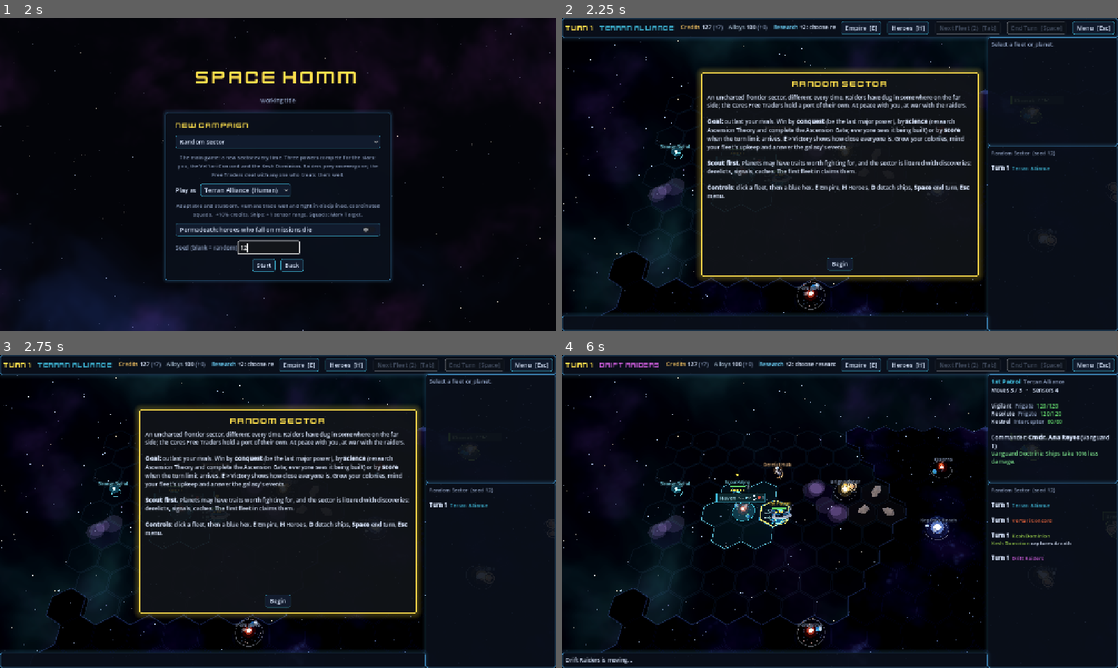
Above: before the commit, frames 1-4 (two rows, left to right).
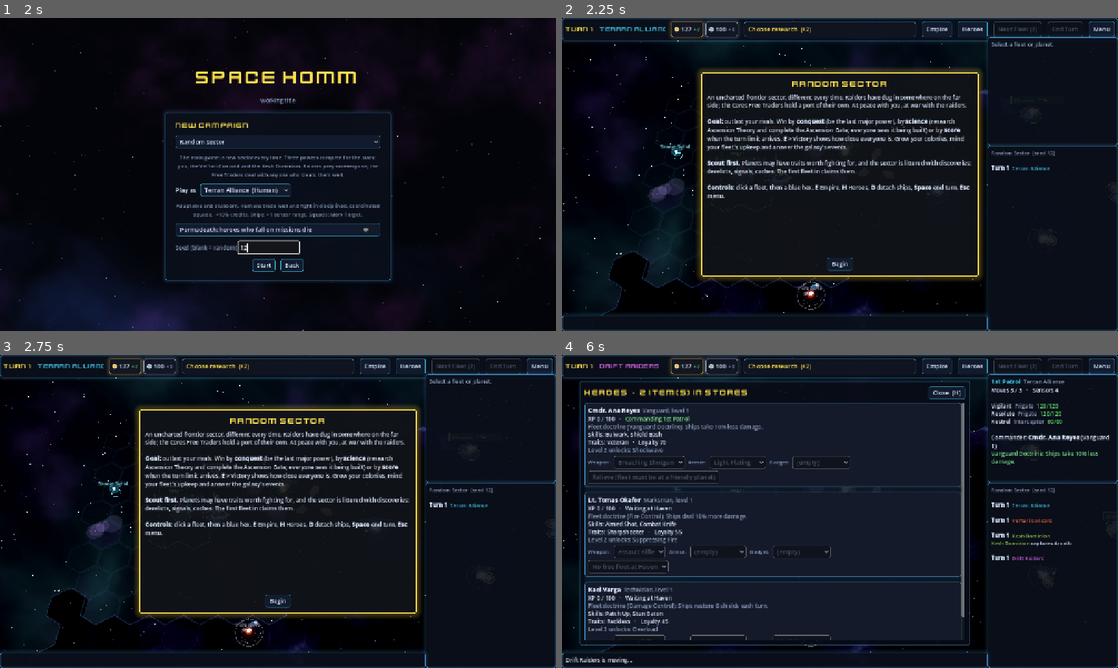
Above: after the commit, the same moments.

Repository: jamesedchristie/space-homm
Game: Godot game, scene res://src/presentation/main.tscn
Same seed, same stepped clock (60 frames per second), same inputs: the game is played once before the commit and once after it.
Inputs (mouse positions are in pixels of both pictures, inside the frame that each line leads up to):
- Up to frame 1 (2 s): click "New campaign" at 0.5 s; click (266, 246) at 1.27 s; type "12" at 1.35 s
- Up to frame 2 (2.25 s): click "Start" at 2 s
- Up to frame 3 (2.75 s): no input
- Up to frame 4 (6 s): click (934, 367) at 2.75 s, where only the run after the commit has a clickable "Empire"; click (973, 367) at 3.5 s, where only the run after the commit has a clickable "Heroes"; click (1101, 367) at 4.25 s, where only the run after the commit has a clickable "Menu"; click "Begin" at 5 s; click (1067, 367) at 5.75 s, where only the run after the commit has a clickable "End Turn"

Frame 1 is identical in both runs. In frame 2, 2.1% of the frame differs, in the area x 0-100%, y 0-8%; in frame 3, 2.1%; in frame 4, 42%, in the area x 0-100%, y 0-93%.

Commit message:
Galaxy interface: resource chips, tech tree, attention list
- Top bar: credits and alloys as chips (stock, per-turn change in green or
  red, tooltip with the breakdown: systems, trade, upkeep, debt effects) and
  a research chip showing the current tech, progress and turns left; it
  opens the tech tree. Button labels are short, with keys in tooltips, so
  nothing is clipped.
- Tech tree (T, the research chip, or the Research tab): every technology
  by era with prerequisite curves; era bands show what unlocks the next era.
- Civ-style attention list at the top left: choose research, systems
  building nothing, heroes waiting for a ride, debt. Click to jump there.

Co-Authored-By: Claude Opus 5.5 <noreply@anthropic.com>
Claude-Session: https://claude.ai/code/session_011S8DfbG2VPjJYDMcXDFx8r

Diff:
--- a/src/presentation/strategic/empire_panel.gd
+++ b/src/presentation/strategic/empire_panel.gd
@@ -9,6 +9,8 @@
 signal closed
 ## "Open" on a system in the Colonies tab.
 signal system_requested(planet_id: String)
+## "Tech tree" in the Research tab.
+signal tech_tree_requested
 
 const TABS := ["Systems", "Research", "Diplomacy", "Victory"]
 
@@ -125,6 +127,7 @@
 	else:
 		list.add_child(_text("Researching [b]%s[/b]: %d / %d (+%d per turn)" % [data.techs[r["current"]]["name"],
 				r["progress"], ResearchRules.cost(engine, r["current"]), per_turn]))
+	list.add_child(UiKit.button("Open the tech tree  [T]", func() -> void: tech_tree_requested.emit()))
 	var era := ResearchRules.current_era(engine, faction_id)
 	list.add_child(_text(UiKit.color_tag("Current era: %s. Each era opens once enough techs of the one before are known." % ResearchRules.era_name(engine, era), Palette.TEXT_DIM)))
 	var shown_era := 0
--- a/src/presentation/strategic/galaxy_hud.gd
+++ b/src/presentation/strategic/galaxy_hud.gd
@@ -5,6 +5,7 @@
 
 signal end_turn_pressed
 signal next_fleet_pressed
+signal research_pressed
 signal heroes_pressed
 signal empire_pressed
 signal menu_pressed
@@ -19,7 +20,12 @@
 
 var _turn_label: Label
 var _faction_label: Label
-var _resources_label: RichTextLabel
+## Resource id -> {"value": Label, "delta": Label, "panel": Control}.
+var _chips: Dictionary = {}
+var _chip_row: HBoxContainer
+var _research_button: Button
+var _attention: VBoxContainer
+var _attention_key := "-"
 var _end_turn_button: Button
 var _next_fleet_button: Button
 var _info: RichTextLabel
@@ -32,6 +38,8 @@
 var empire: EmpirePanel
 ## A star system up close: bodies and building.
 var system_view: SystemView
+## Technology tree overlay.
+var tech_tree: TechTreeView
 
 
 func _ready() -> void:
@@ -40,6 +48,12 @@
 	_build()
 
 
+func _process(_delta: float) -> void:
+	# The attention list steps aside for any overlay or dialog.
+	_attention.visible = _attention.get_child_count() > 0 and not (empire.visible or roster.visible
+			or system_view.visible or tech_tree.visible or is_dialog_open() or is_settings_open())
+
+
 func map_area() -> Rect2:
 	var s := get_viewport_rect().size
 	return Rect2(Vector2(0, TOP_H), Vector2(s.x - RIGHT_W, s.y - TOP_H - BOTTOM_H))
@@ -51,15 +65,86 @@
 	_faction_label.add_theme_color_override("font_color", color)
 
 
-## The campaign objective, shown as the resource bar's tooltip.
+## The campaign objective, shown as the turn counter's tooltip.
 func set_objective(text: String) -> void:
-	_resources_label.tooltip_text = text
-
-
-## Stockpiles and research status for the top bar (BBCode).
-func set_resources(bbcode: String) -> void:
-	_resources_label.clear()
-	_resources_label.append_text(bbcode)
+	_turn_label.tooltip_text = text
+	_turn_label.mouse_filter = Control.MOUSE_FILTER_STOP
+
+
+## One chip per resource in the top bar: a coloured pip, the stockpile and the
+## per-turn change, with a breakdown as the tooltip. Chips are created on
+## first use and keep their order.
+func set_resource_chip(id: String, color: Color, value: int, delta: int, tooltip: String) -> void:
+	if not _chips.has(id):
+		var chip := UiKit.panel(Color(0.06, 0.08, 0.13, 0.9), Color(color, 0.45))
+		chip.mouse_filter = Control.MOUSE_FILTER_STOP
+		var box := HBoxContainer.new()
+		box.add_theme_constant_override("separation", 5)
+		chip.add_child(box)
+		var pip := Pip.new()
+		pip.color = color
+		pip.custom_minimum_size = Vector2(10, 10)
+		pip.size_flags_vertical = Control.SIZE_SHRINK_CENTER
+		box.add_child(pip)
+		var value_label := UiKit.label("", 14, Palette.TEXT)
+		box.add_child(value_label)
+		var delta_label := UiKit.label("", 12, Palette.TEXT_DIM)
+		delta_label.size_flags_vertical = Control.SIZE_SHRINK_CENTER
+		box.add_child(delta_label)
+		_chip_row.add_child(chip)
+		_chips[id] = {"value": value_label, "delta": delta_label, "panel": chip}
+	var c: Dictionary = _chips[id]
+	(c["value"] as Label).text = str(value)
+	var dl: Label = c["delta"]
+	dl.text = "%+d" % delta
+	dl.add_theme_color_override("font_color", Palette.BAD if delta < 0 else (Palette.GOOD.darkened(0.15) if delta > 0 else Palette.TEXT_DIM))
+	(c["panel"] as Control).tooltip_text = tooltip
+
+
+## Civ-style "needs your attention" list at the top left of the map: each
+## item is {"text", "color", "action": Callable}. Empty hides it.
+func set_attention(items: Array[Dictionary]) -> void:
+	var texts := PackedStringArray()
+	for item in items:
+		texts.append(item["text"])
+	var key := "|".join(texts)
+	if key == _attention_key:
+		return  # unchanged (refresh runs on every hover)
+	_attention_key = key
+	for c in _attention.get_children():
+		c.queue_free()
+	for item in items:
+		var b := Button.new()
+		b.focus_mode = Control.FOCUS_NONE
+		b.text = item["text"]
+		b.alignment = HORIZONTAL_ALIGNMENT_LEFT
+		b.clip_text = true
+		b.custom_minimum_size = Vector2(250, 26)
+		b.add_theme_font_size_override("font_size", 12)
+		var color: Color = item.get("color", Palette.ACTIVE)
+		b.add_theme_color_override("font_color", color)
+		b.add_theme_color_override("font_hover_color", color.lightened(0.3))
+		for state_name in ["normal", "hover", "pressed"]:
+			var sb := StyleBoxFlat.new()
+			sb.bg_color = Color(0.03, 0.05, 0.09, 0.88) if state_name == "normal" else Color(0.07, 0.1, 0.16, 0.95)
+			sb.border_color = Color(color, 0.7)
+			sb.border_width_left = 3
+			sb.set_corner_radius_all(4)
+			sb.content_margin_left = 10
+			sb.content_margin_right = 8
+			b.add_theme_stylebox_override(state_name, sb)
+		var action: Callable = item["action"]
+		b.pressed.connect(action)
+		_attention.add_child(b)
+
+
+## The research chip: what's being researched (or a prompt to choose).
+## Clicking it opens the tech tree.
+func set_research_chip(text: String, color: Color, tooltip: String, needs_choice: bool) -> void:
+	_research_button.text = text
+	_research_button.tooltip_text = tooltip
+	_research_button.add_theme_color_override("font_color", Palette.ACTIVE if needs_choice else color)
+	_research_button.add_theme_color_override("font_hover_color", Palette.ACTIVE if needs_choice else color.lightened(0.3))
 
 
 func set_end_turn_enabled(enabled: bool) -> void:
@@ -68,7 +153,7 @@
 
 ## How many of your fleets can still move this turn (Next Fleet button).
 func set_ready_fleets(count: int, enabled: bool) -> void:
-	_next_fleet_button.text = "Next Fleet (%d)  [Tab]" % count if count > 0 else "All fleets moved"
+	_next_fleet_button.text = "Next Fleet (%d)" % count if count > 0 else "All moved"
 	_next_fleet_button.disabled = not enabled or count == 0
 
 
@@ -129,21 +214,41 @@
 	row.add_child(_turn_label)
 	_faction_label = UiKit.header("", 15, Palette.TEXT)
 	row.add_child(_faction_label)
-	_resources_label = UiKit.rich_text(13)
-	_resources_label.scroll_following = false
-	_resources_label.autowrap_mode = TextServer.AUTOWRAP_OFF
-	_resources_label.size_flags_horizontal = Control.SIZE_EXPAND_FILL
-	_resources_label.custom_minimum_size = Vector2(0, 22)
-	_resources_label.size_flags_vertical = Control.SIZE_SHRINK_CENTER
-	row.add_child(_resources_label)
-	row.add_child(UiKit.button("Empire  [E]", func() -> void: empire_pressed.emit()))
-	row.add_child(UiKit.button("Heroes  [H]", func() -> void: heroes_pressed.emit()))
-	_next_fleet_button = UiKit.button("Next Fleet  [Tab]", func() -> void: next_fleet_pressed.emit())
-	_next_fleet_button.tooltip_text = "Select your next fleet that can still move this turn"
+	_faction_label.clip_text = true
+	_faction_label.custom_minimum_size = Vector2(150, 0)
+	_chip_row = HBoxContainer.new()
+	_chip_row.add_theme_constant_override("separation", 6)
+	row.add_child(_chip_row)
+	_research_button = UiKit.button("Research", func() -> void: research_pressed.emit())
+	_research_button.clip_text = true
+	_research_button.custom_minimum_size = Vector2(150, 0)
+	_research_button.size_flags_horizontal = Control.SIZE_EXPAND_FILL
+	_research_button.alignment = HORIZONTAL_ALIGNMENT_LEFT
+	_research_button.add_theme_stylebox_override("normal", _flat_style(Color(0.06, 0.08, 0.13, 0.9)))
+	_research_button.add_theme_stylebox_override("hover", _flat_style(Color(0.1, 0.13, 0.2, 0.95)))
+	_research_button.add_theme_stylebox_override("pressed", _flat_style(Color(0.1, 0.13, 0.2, 0.95)))
+	row.add_child(_research_button)
+	var empire_button := UiKit.button("Empire", func() -> void: empire_pressed.emit())
+	empire_button.tooltip_text = "Systems, research, diplomacy and victory (E)"
+	row.add_child(empire_button)
+	var heroes_button := UiKit.button("Heroes", func() -> void: heroes_pressed.emit())
+	heroes_button.tooltip_text = "Gear, levels and fleet commanders (H)"
+	row.add_child(heroes_button)
+	_next_fleet_button = UiKit.button("Next Fleet", func() -> void: next_fleet_pressed.emit())
+	_next_fleet_button.tooltip_text = "Select your next fleet that can still move this turn (Tab)"
 	row.add_child(_next_fleet_button)
-	_end_turn_button = UiKit.button("End Turn  [Space]", func() -> void: end_turn_pressed.emit())
+	_end_turn_button = UiKit.button("End Turn", func() -> void: end_turn_pressed.emit())
+	_end_turn_button.tooltip_text = "End your turn (Space)"
 	row.add_child(_end_turn_button)
-	row.add_child(UiKit.button("Menu  [Esc]", func() -> void: menu_pressed.emit()))
+	var menu_button := UiKit.button("Menu", func() -> void: menu_pressed.emit())
+	menu_button.tooltip_text = "Save, load, settings (Esc)"
+	row.add_child(menu_button)
+
+	_attention = VBoxContainer.new()
+	_attention.add_theme_constant_override("separation", 4)
+	UiKit.anchor(_attention, 0, 0, 0, 0, 10, TOP_H + 10, 270, TOP_H + 200)
+	_attention.mouse_filter = Control.MOUSE_FILTER_IGNORE
+	add_child(_attention)
 
 	var info_panel := UiKit.panel()
 	UiKit.anchor(info_panel, 1, 0, 1, 0, -RIGHT_W, TOP_H, 0, TOP_H + INFO_H)
@@ -174,8 +279,34 @@
 	system_view = SystemView.new()
 	UiKit.anchor(system_view, 0, 0, 1, 1, 30, TOP_H + 12, -RIGHT_W - 30, -BOTTOM_H - 12)
 	add_child(system_view)
+	tech_tree = TechTreeView.new()
+	UiKit.anchor(tech_tree, 0, 0, 1, 1, 16, TOP_H + 8, -16, -BOTTOM_H - 8)
+	add_child(tech_tree)
 
 	_dialog = DialogPanel.new()
 	_dialog.place(520, 330)
 	_dialog.choice_made.connect(func(id: String) -> void: dialog_choice.emit(id))
 	add_child(_dialog)
+
+
+static func _flat_style(bg: Color) -> StyleBoxFlat:
+	var sb := StyleBoxFlat.new()
+	sb.bg_color = bg
+	sb.border_color = Color(Palette.PANEL_BORDER, 0.6)
+	sb.set_border_width_all(1)
+	sb.set_corner_radius_all(6)
+	sb.content_margin_left = 10
+	sb.content_margin_right = 10
+	sb.content_margin_top = 3
+	sb.content_margin_bottom = 3
+	return sb
+
+
+## A small round colour pip (resource chips).
+class Pip:
+	extends Control
+	var color := Color.WHITE
+
+	func _draw() -> void:
+		draw_circle(size / 2.0, minf(size.x, size.y) / 2.0, color)
+		draw_arc(size / 2.0, minf(size.x, size.y) / 2.0, 0, TAU, 16, Color(1, 1, 1, 0.35), 1.0, true)
--- a/src/presentation/strategic/galaxy_screen.gd
+++ b/src/presentation/strategic/galaxy_screen.gd
@@ -79,6 +79,10 @@
 	hud.roster.closed.connect(_refresh)
 	hud.system_view.command_requested.connect(_on_system_command)
 	hud.system_view.closed.connect(_refresh)
+	hud.research_pressed.connect(_toggle_tech_tree)
+	hud.tech_tree.command_requested.connect(_on_tech_command)
+	hud.tech_tree.closed.connect(_refresh)
+	hud.empire.tech_tree_requested.connect(_toggle_tech_tree)
 	hud.empire.system_requested.connect(func(planet_id: String) -> void:
 		hud.empire.visible = false
 		_open_system(planet_id))
@@ -412,7 +416,27 @@
 		hud.system_view.show_system(engine, engine.state.planets[shown], player_faction, not _busy and _is_human_turn())
 
 
+func _toggle_tech_tree() -> void:
+	if hud.tech_tree.visible:
+		hud.tech_tree.visible = false
+		_refresh()
+		return
+	hud.empire.visible = false
+	hud.roster.visible = false
+	hud.tech_tree.show_tree(engine, player_faction, not _busy and _is_human_turn())
+
+
+func _on_tech_command(cmd: GalaxyCommand) -> void:
+	if _busy or not _is_human_turn():
+		return
+	var result := engine.submit(cmd)
+	if not result.ok:
+		hud.set_hint(result.error)
+	_refresh_resources()
+
+
 func _toggle_empire() -> void:
+	hud.tech_tree.visible = false
 	if hud.empire.visible:
 		hud.empire.visible = false
 		_refresh()
@@ -443,15 +467,28 @@
 	var f := player_faction
 	var stock: Dictionary = engine.state.resources[f]
 	var income := EmpireRules.income(engine, f)
+	var trade := EmpireRules.trade_income(engine, f)
+	var gross := int(income.get("gross_credits", income["credits"]))
+	var upkeep := int(income.get("upkeep", 0))
+	var credit_tip := "Credits: %d in the treasury.\nPer turn: +%d from systems%s, -%d ship upkeep = %+d." % [
+			stock["credits"], gross - trade, (", +%d from trade" % trade) if trade > 0 else "", upkeep, income["credits"]]
+	if int(stock["credits"]) < 0:
+		credit_tip += "\nIn debt: colonies don't grow, fleets don't repair and ships lose hull each turn."
+	hud.set_resource_chip("credits", Color(data.resources["credits"]["color"]), stock["credits"], income["credits"], credit_tip)
+	hud.set_resource_chip("alloys", Color(data.resources["alloys"]["color"]), stock["alloys"], income["alloys"],
+			"Alloys: %d in store, %+d per turn from mining bases and refineries.\nShips, buildings and wonders need them." % [stock["alloys"], income["alloys"]])
 	var r: Dictionary = engine.state.research[f]
-	var research := "choose research (E)" if r["current"].is_empty() else "%s %d/%d" % [
-			data.techs[r["current"]]["name"], r["progress"], ResearchRules.cost(engine, r["current"])]
-	var dim := Palette.hex(Palette.TEXT_DIM)
-	var upkeep_note := ", upkeep %d" % income["upkeep"] if int(income["upkeep"]) > 0 else ""
-	hud.set_resources("%s %d [color=#%s](%+d%s)[/color]    %s %d [color=#%s](%+d)[/color]    %s %+d: %s" % [
-			UiKit.color_tag("Credits", Color(data.resources["credits"]["color"])), stock["credits"], dim, income["credits"], upkeep_note,
-			UiKit.color_tag("Alloys", Color(data.resources["alloys"]["color"])), stock["alloys"], dim, income["alloys"],
-			UiKit.color_tag("Research", Color(data.resources["research"]["color"])), income["research"], research])
+	var per_turn := int(income["research"])
+	var color := Color(data.resources["research"]["color"])
+	if String(r["current"]).is_empty():
+		hud.set_research_chip("Choose research  (+%d)" % per_turn, color,
+				"Nothing is being researched: points are banked until you choose (%d banked). Click or press T." % r["progress"], true)
+	else:
+		var cost := ResearchRules.cost(engine, r["current"])
+		var turns := ceili(float(cost - int(r["progress"])) / maxf(1.0, per_turn))
+		hud.set_research_chip("%s  %d/%d · %dt" % [data.techs[r["current"]]["name"], r["progress"], cost, turns], color,
+				"Researching %s: %d of %d (+%d per turn, %d turn(s) left). Click or press T for the tech tree." % [
+				data.techs[r["current"]]["name"], r["progress"], cost, per_turn, turns], false)
 
 
 func _toggle_roster() -> void:
@@ -636,6 +673,45 @@
 	else:
 		hud.set_info(UiKit.color_tag("Select a fleet or planet.", Palette.TEXT_DIM))
 	hud.set_hint(_hint_text(human, fleet if mine else null))
+	_refresh_attention(human)
+
+
+## What needs the player this turn, Civ-style: research to choose, systems
+## building nothing, heroes waiting for a ride, debt. Each item jumps there.
+func _refresh_attention(human: bool) -> void:
+	var items: Array[Dictionary] = []
+	if not human or engine.state.is_over or hud.empire.visible or hud.roster.visible or hud.tech_tree.visible \
+			or hud.system_view.visible:
+		hud.set_attention(items)
+		return
+	var f := player_faction
+	if int(engine.state.resources[f]["credits"]) < 0:
+		items.append({"text": "In debt: no growth, no repairs, hull loss", "color": Palette.BAD, "action": _toggle_empire})
+	if String(engine.state.research[f]["current"]).is_empty():
+		items.append({"text": "Choose a research project", "color": Palette.ACTIVE, "action": _toggle_tech_tree})
+	var idle: Array[Planet] = []
+	for p: Planet in engine.state.planets_of(f):
+		if not p.queue.is_empty():
+			continue
+		var can_build := false
+		for o: Dictionary in EmpireRules.build_options(engine, p):
+			if o.get("ok", false):
+				can_build = true
+				break
+		if can_build:
+			idle.append(p)
+	for i in mini(idle.size(), 3):
+		var pid := idle[i].id
+		items.append({"text": "%s is building nothing" % idle[i].name, "color": Palette.SHIELDS,
+				"action": func() -> void: _open_system(pid)})
+	if idle.size() > 3:
+		items.append({"text": "+%d more idle systems" % (idle.size() - 3), "color": Palette.SHIELDS, "action": _toggle_empire})
+	for hero: Hero in engine.state.heroes.values():
+		if hero.owner == f and hero.status == Hero.READY and hero.fleet_id.is_empty() and not hero.planet_id.is_empty() \
+				and engine.state.planets.has(hero.planet_id):
+			items.append({"text": "%s is waiting at %s" % [hero.name, engine.state.planets[hero.planet_id].name],
+					"color": Palette.GOOD, "action": _toggle_roster})
+	hud.set_attention(items)
 
 
 func _hint_text(human: bool, fleet: Fleet) -> String:
@@ -1093,6 +1169,13 @@
 	if event is InputEventKey and event.pressed and not event.echo and event.keycode == KEY_E:
 		_toggle_empire()
 		return
+	if event is InputEventKey and event.pressed and not event.echo and event.keycode == KEY_T:
+		_toggle_tech_tree()
+		return
+	if hud.tech_tree.visible:
+		if event is InputEventKey and event.pressed and not event.echo and event.keycode == KEY_ESCAPE:
+			_toggle_tech_tree()
+		return
 	if hud.system_view.visible:
 		if event is InputEventKey and event.pressed and not event.echo and event.keycode in [KEY_ESCAPE, KEY_S]:
 			hud.system_view.close()
--- a/src/presentation/strategic/tech_tree_view.gd
+++ b/src/presentation/strategic/tech_tree_view.gd
@@ -10,9 +10,9 @@
 signal command_requested(cmd: GalaxyCommand)
 signal closed
 
-const CARD := Vector2(214, 92)
+const CARD := Vector2(214, 104)
 const GAP := Vector2(70, 18)
-const MARGIN := Vector2(24, 40)
+const MARGIN := Vector2(24, 48)
 
 var _canvas: TreeCanvas
 var _scroll: ScrollContainer
@@ -75,6 +75,13 @@
 	var rows := int(layout["rows"])
 	_canvas.custom_minimum_size = MARGIN * 2.0 + Vector2(cols * (CARD.x + GAP.x), rows * (CARD.y + GAP.y))
 	_canvas.links.clear()
+	for e: Dictionary in eras:
+		var era := int(e["era"])
+		e["name"] = ResearchRules.era_name(engine, era)
+		e["open"] = ResearchRules.era_open(engine, faction_id, era)
+		var need: Dictionary = data.eras.get(str(era), {}).get("requires", {})
+		e["need"] = "" if need.is_empty() else "needs %d %s techs (%d known)" % [int(need["count"]),
+				ResearchRules.era_name(engine, int(need["era"])), ResearchRules.known_in_era(engine, faction_id, int(need["era"]))]
 	_canvas.eras = eras
 	var rects := {}
 	for tech_id: String in cells:
@@ -219,8 +226,11 @@
 			var e: Dictionary = eras[i]
 			var band := Rect2(Vector2(float(e["x0"]), 0), Vector2(float(e["x1"]) - float(e["x0"]), size.y))
 			draw_rect(band, Color(1, 1, 1, 0.025 if i % 2 == 0 else 0.0))
-			draw_string(font, Vector2(band.position.x + 12, 22), "ERA %d" % int(e["era"]), HORIZONTAL_ALIGNMENT_LEFT, -1, 13,
-					Color(Palette.ACTIVE, 0.7))
+			var open: bool = e.get("open", true)
+			draw_string(font, Vector2(band.position.x + 12, 22), String(e.get("name", "Era %d" % int(e["era"]))).to_upper(),
+					HORIZONTAL_ALIGNMENT_LEFT, -1, 13, Color(Palette.ACTIVE, 0.8) if open else Color(Palette.TEXT_DIM, 0.8))
+			if not open and not String(e.get("need", "")).is_empty():
+				draw_string(font, Vector2(band.position.x + 12, 36), String(e["need"]), HORIZONTAL_ALIGNMENT_LEFT, -1, 11, Palette.TEXT_DIM)
 		for link: Dictionary in links:
 			var a: Rect2 = link["from"]
 			var b: Rect2 = link["to"]
